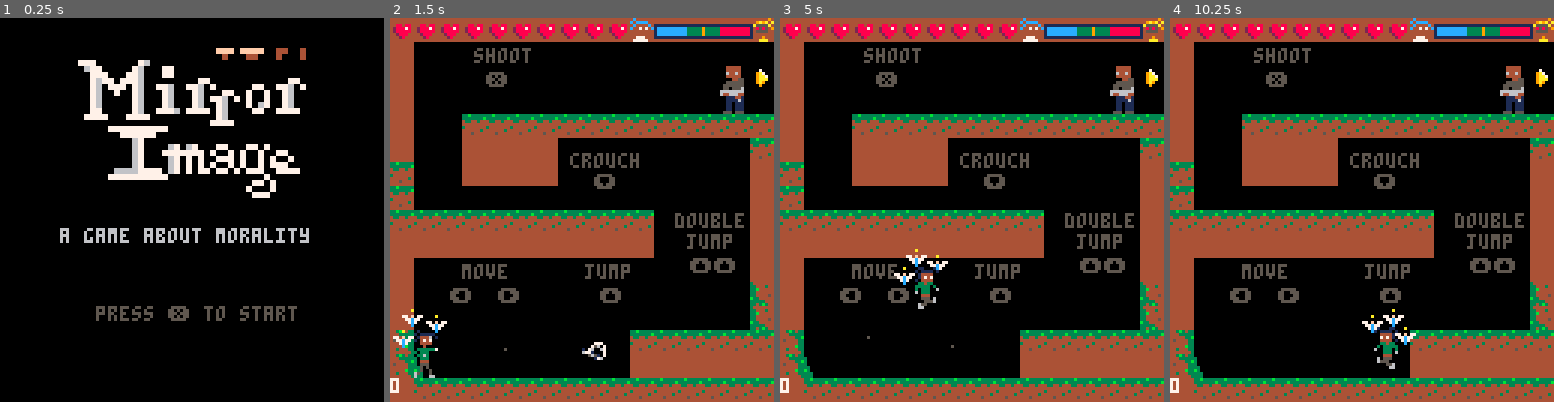
Above: before the commit, frames 1-4 (left to right).
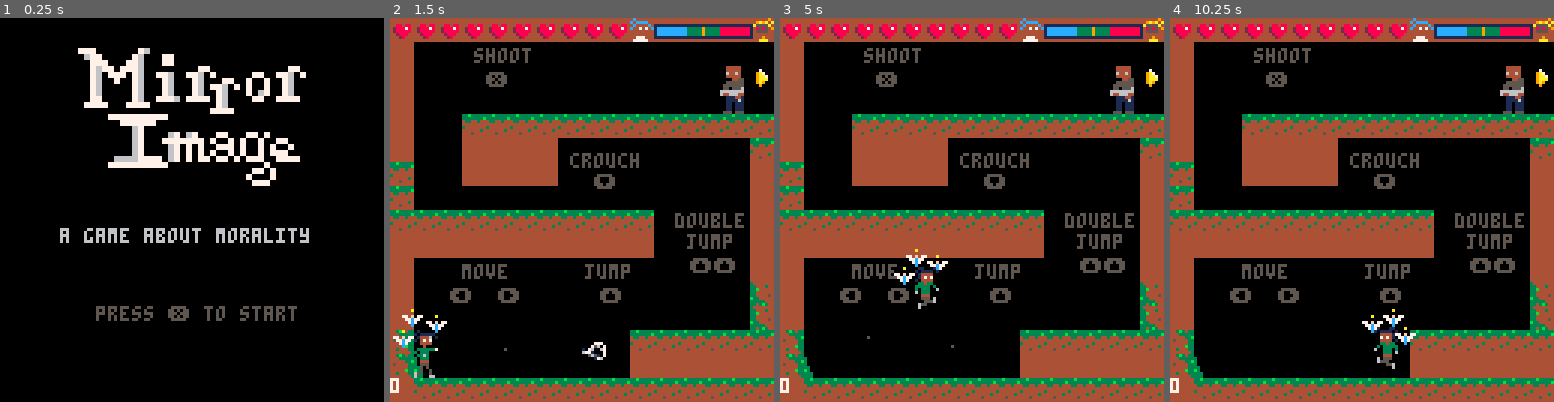
Above: after the commit, the same moments.

Repository: xMunchy/Mirror_Image
Game: PICO-8 cartridge prog.p8
The game is run twice, just before and just after one commit, with the same random seed, the same clock (stepped at 60 frames per second) and the same inputs.
Inputs:
- Up to frame 1 (0.25 s): no input
- Up to frame 2 (1.5 s): tap X (X key) at 0.33, 1.07 s; tap O (Z key) at 0.7 s
- Up to frame 3 (5 s): hold Right 1.6-2.1 s; tap O (Z key) every 0.4 s from 1.7 to 4.9 s; tap X (X key) at 1.85, 2.97, 4.08 s; hold Up 2.15-2.42 s; hold Right 2.47-3.03 s; hold Left 3.08-3.58 s; hold Down 3.63-3.97 s; hold Right 4.02-4.68 s; hold Up from 4.73 s (still down)
- Up to frame 4 (10.25 s): release Up at 5.03 s; hold Left 5.08-5.68 s; tap X (X key) every 1.12 s from 5.2 to 9.67 s; tap O (Z key) every 0.4 s from 5.3 to 10.1 s; hold Down 5.73-6.03 s; hold Right 6.08-6.58 s; hold Right 6.63-7.13 s; hold Up 7.18-7.45 s; hold Right 7.5-8.07 s; hold Left 8.12-8.62 s; hold Down 8.67-9 s; hold Right 9.05-9.72 s; hold Up 9.77-10.07 s; hold Left from 10.12 s (still down)

The runs differ from the first frame. In frame 1, 7.5% of the frame differs, in the area x 20-80%, y 7-47%; in frame 2, nothing differs; in frame 3, less than 0.1%; in frame 4, less than 0.1%.

Commit message:
splash title cutoff fix, simple sprite fix

Diff:
--- a/prog.p8
+++ b/prog.p8
@@ -1495,7 +1495,7 @@
 function _draw()
   cls()
   if game=="title" then --splash
-    sspr(0,94,40,34,24,10,80,68)
+    sspr(0,96,40,34,24,10,80,68)
     print("a game about morality",20,70,6)
     print("press ❎ to start",32,96,5)
   -- elseif game=="instr" then
@@ -1654,7 +1654,7 @@
 00555060005550a00055507000000000040000000055550000555060000000000000000000000000000000000000000024560000000000000000000000000000
 00055560000559a00005557000000000a04000000050050000055560000000000000000000000000000000000000000000000000000000000000000000000000
 065500000a9500000755000000000ff0004400a06550066006550000000000000000000000000000000000000000000024242424242424242424242424242424
-066000000a000000070000000f00ffff044004406000000006600000000000000000000000000000000000000000000000000000000000000000000000000000
+060000000a000000070000000f00ffff044004406000000006600000000000000000000000000000000000000000000000000000000000000000000000000000
 000000000000000000000000fff0ffff004400400000000000000000000000000000000000000000000000000000000025252525252525252525252525252525
 00000000000000000000000004000440004000400000000000000000000000000000000000000000000000000000000000000000000000000000000000000000
 07770000000760000000000000000000000000000000000000000000000000000000000000000000000000000000000000000000000000000000000000000000
